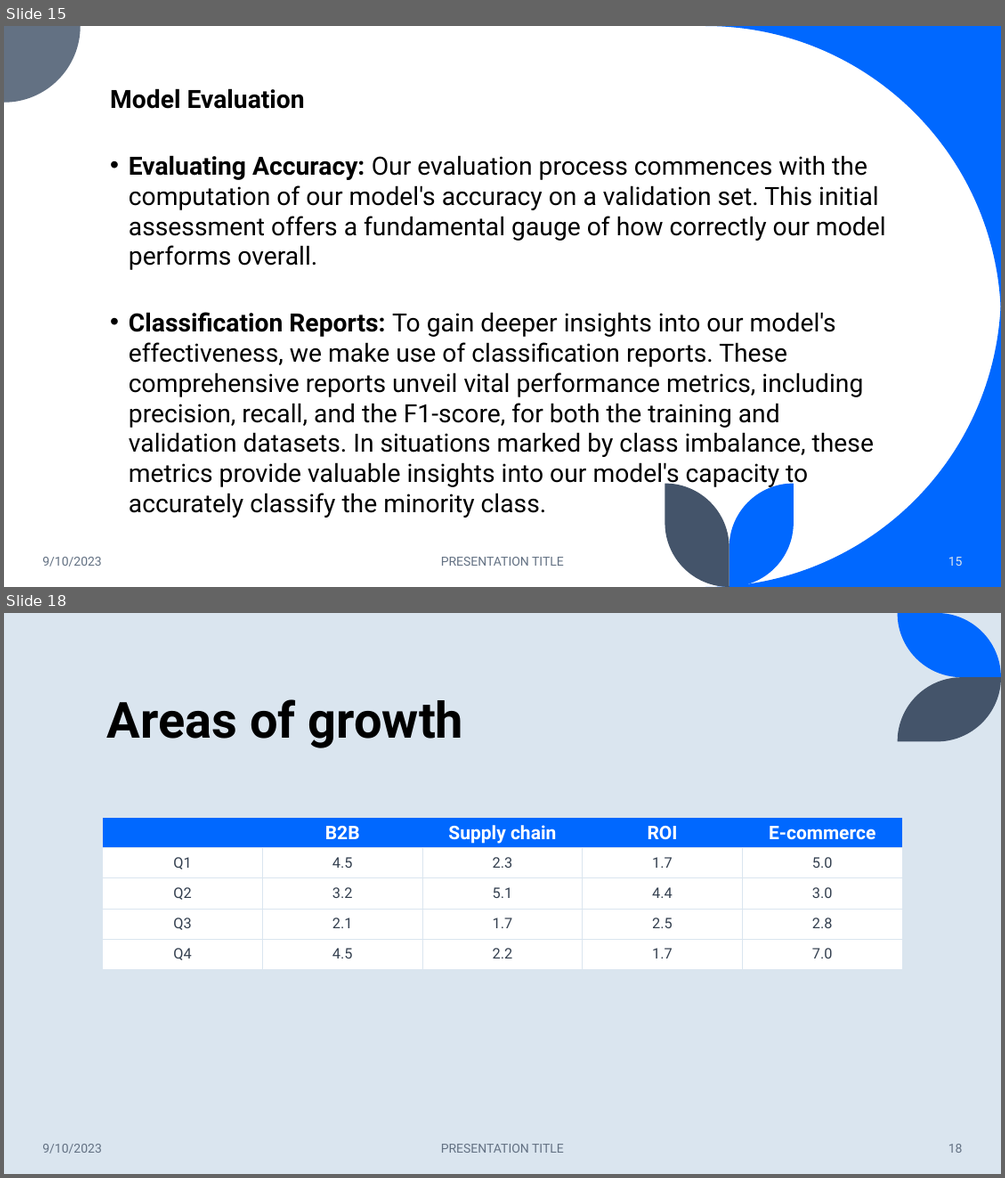
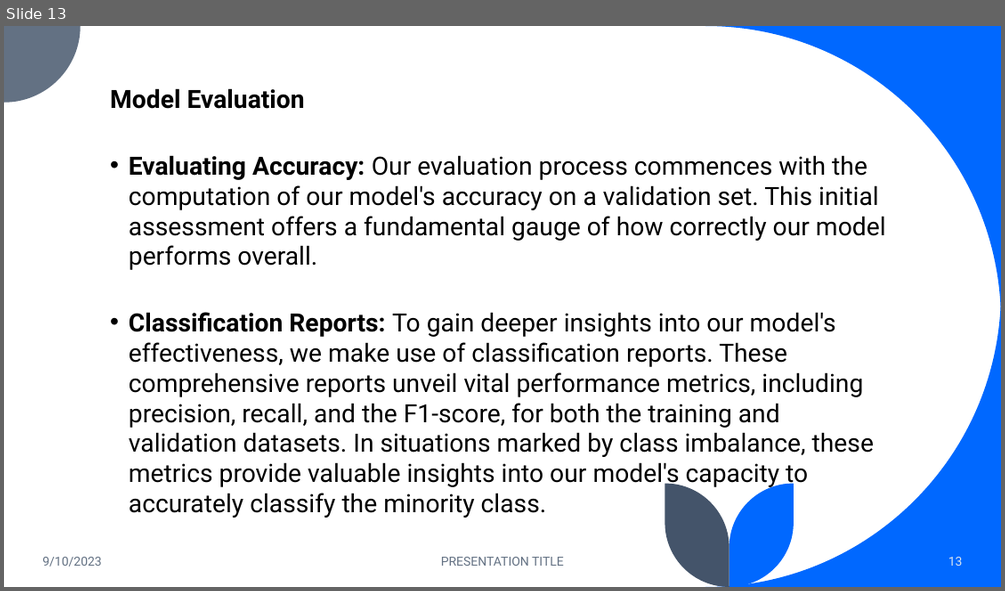
Before and after one commit to kwabenaboateng/AZUBI-CAPSTONE-PROJECT, a slide deck: Income Prediction Challenge for Azubian - PPT.pptx. Shown one above the other, each under a label of ours: slides 15 and 18 before the commit, slide 13 after it; the slides between them are not shown. The pictures are 1005x1178 and 1005x591 pixels, drawn with LibreOffice and Linux fonts; fonts in the diff are those of the drawing. Boxes give left, top, right and bottom in pixels: in the first picture for what was removed or moved away, otherwise in the second. Text is boxed around its words. In the diff, an @@ line names an element or a change of style, - is before the commit and + after.

```diff
--- a/Income Prediction Challenge for Azubian - PPT.pptx
+++ b/Income Prediction Challenge for Azubian - PPT.pptx
@@ slide 18 removed at [4, 613, 1001, 1174], background #DAE5EF @@
@@ freeform shape removed at [898, 613, 1001, 677] @@
@@ freeform shape removed at [898, 677, 1001, 742] @@
@@ title removed at [107, 699, 463, 748] @@
-Areas of growth
@@ table removed at [103, 818, 903, 970], 5 rows, 5 columns @@
- | B2B | Supply chain | ROI | E-commerce
-Q1 | 4.5 | 2.3 | 1.7 | 5.0
-Q2 | 3.2 | 5.1 | 4.4 | 3.0
-Q3 | 2.1 | 1.7 | 2.5 | 2.8
-Q4 | 4.5 | 2.2 | 1.7 | 7.0
@@ text removed at [42, 1143, 102, 1153] @@
-9/10/2023
@@ text removed at [441, 1143, 564, 1152] @@
-PRESENTATION TITLE
@@ page number removed at [948, 1143, 963, 1152] @@
-18
@@ what was slide 15 is now slide 13 @@
@@ page number at [948, 556, 963, 565]: text changed @@
-15
+13
```
Also in this commit, not shown: 7 slides changed, 3 slides added, 10 other slides removed, 8 other files.
